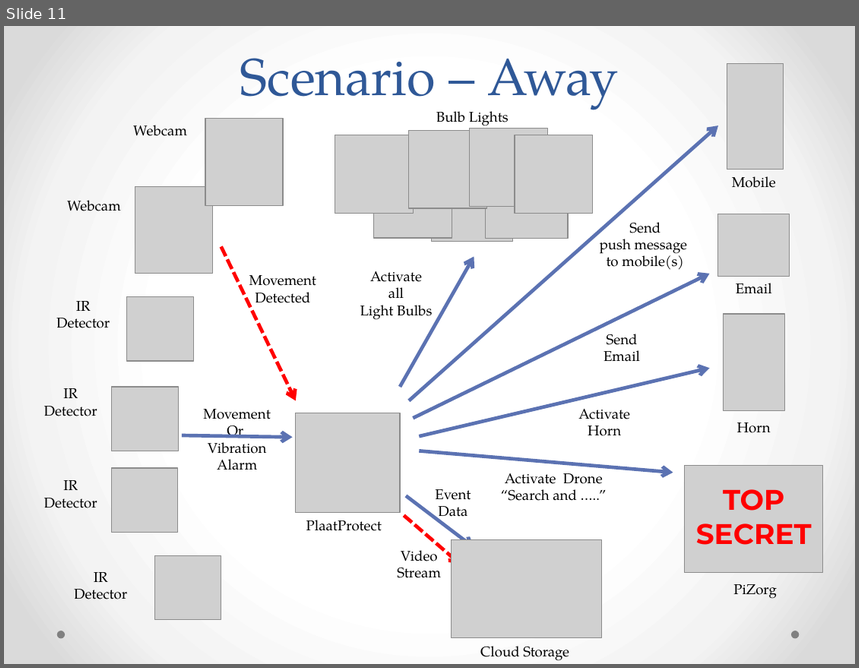
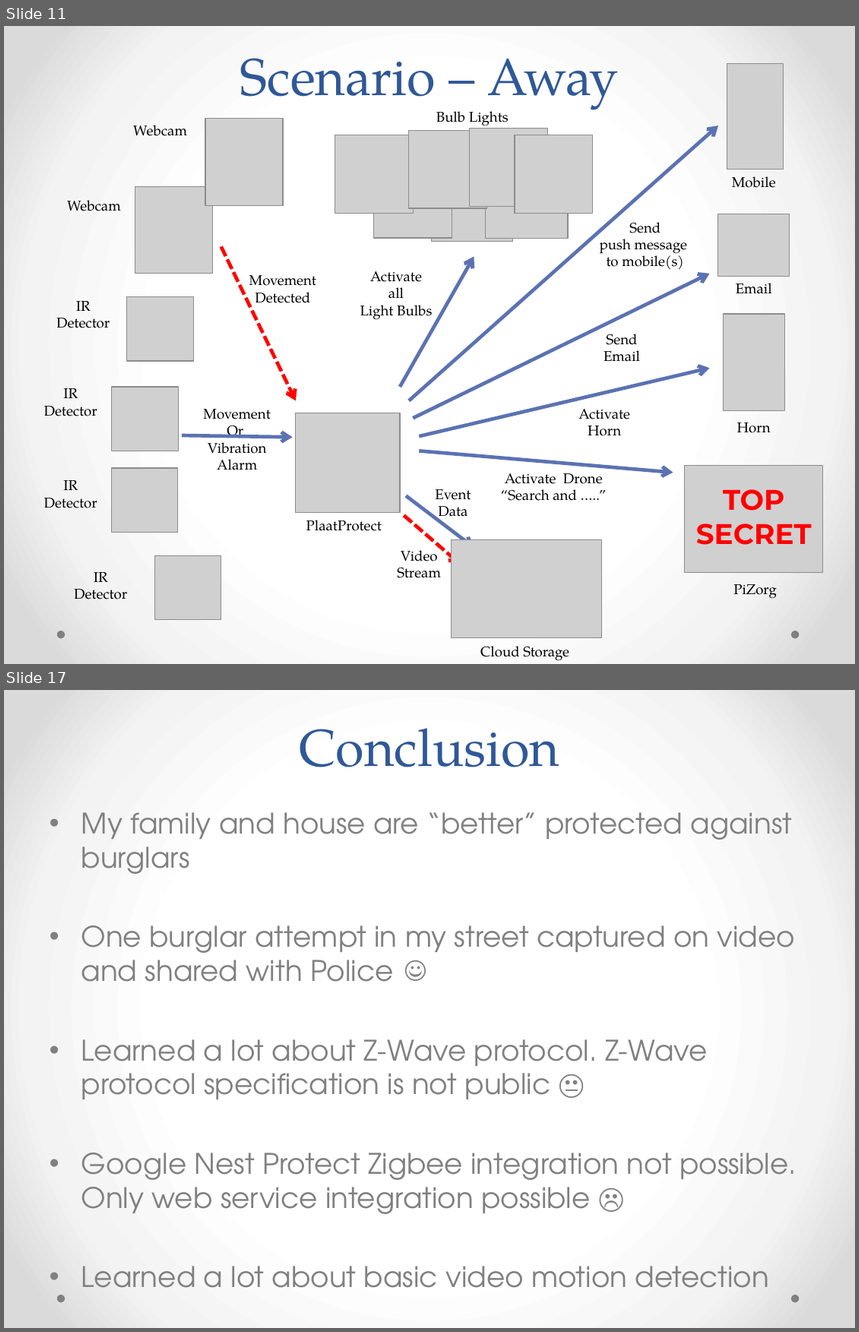
Before and after one commit to plaatsoft/plaatprotect, a slide deck: doc/ppt/PlaatProtect Design.pptx. Shown one above the other, each under a label of ours: slide 11 before the commit, slides 11 and 17 after it; the slides between them are not shown. The pictures are 859x668 and 859x1332 pixels, drawn with LibreOffice and Linux fonts; fonts in the diff are those of the drawing; grey boxes stand for pictures. Boxes give left, top, right and bottom in pixels: in the first picture for what was removed or moved away, otherwise in the second. Text is boxed around its words. In the diff, an @@ line names an element or a change of style, - is before the commit and + after.

```diff
--- a/doc/ppt/PlaatProtect Design.pptx
+++ b/doc/ppt/PlaatProtect Design.pptx
@@ slide 17 added at (x1=4, y1=690, x2=855, y2=1328), background gradient #FFFFFF to #F4F4F4 to #DADADA; not listed: 2 template elements that a slide beside it also shows @@
@@ title added at (x1=299, y1=728, x2=560, y2=768), 44 pt, text #2F5897 @@
+Conclusion
@@ text added at (x1=82, y1=812, x2=797, y2=1288), 24 pt, text #808080 @@
+• My family and house are “better” protected against burglars
+• One burglar attempt in my street captured on video and shared with Police ☺
+• Learned a lot about Z-Wave protocol. Z-Wave protocol specification is not public 😐
+• Google Nest Protect Zigbee integration not possible. Only web service integration possible ☹
+• Learned a lot about basic video motion detection
```
Also in this commit, not shown: 3 slides changed, 8 other files.
